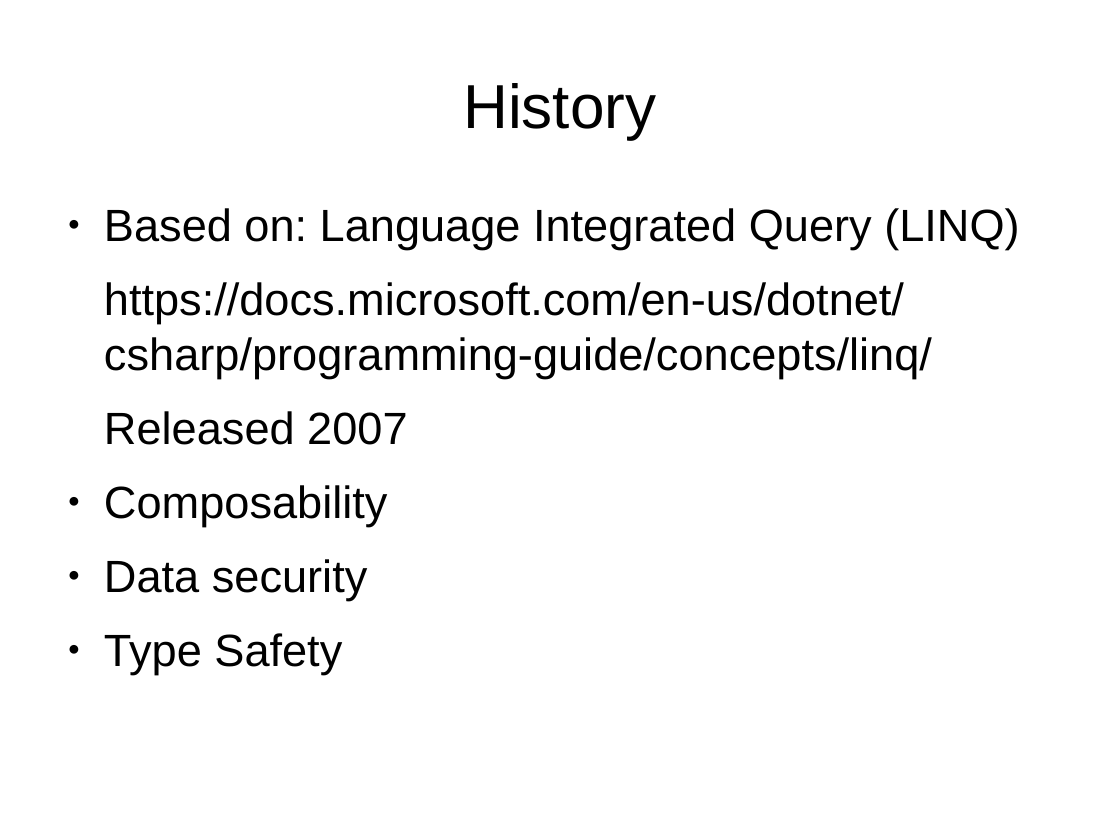
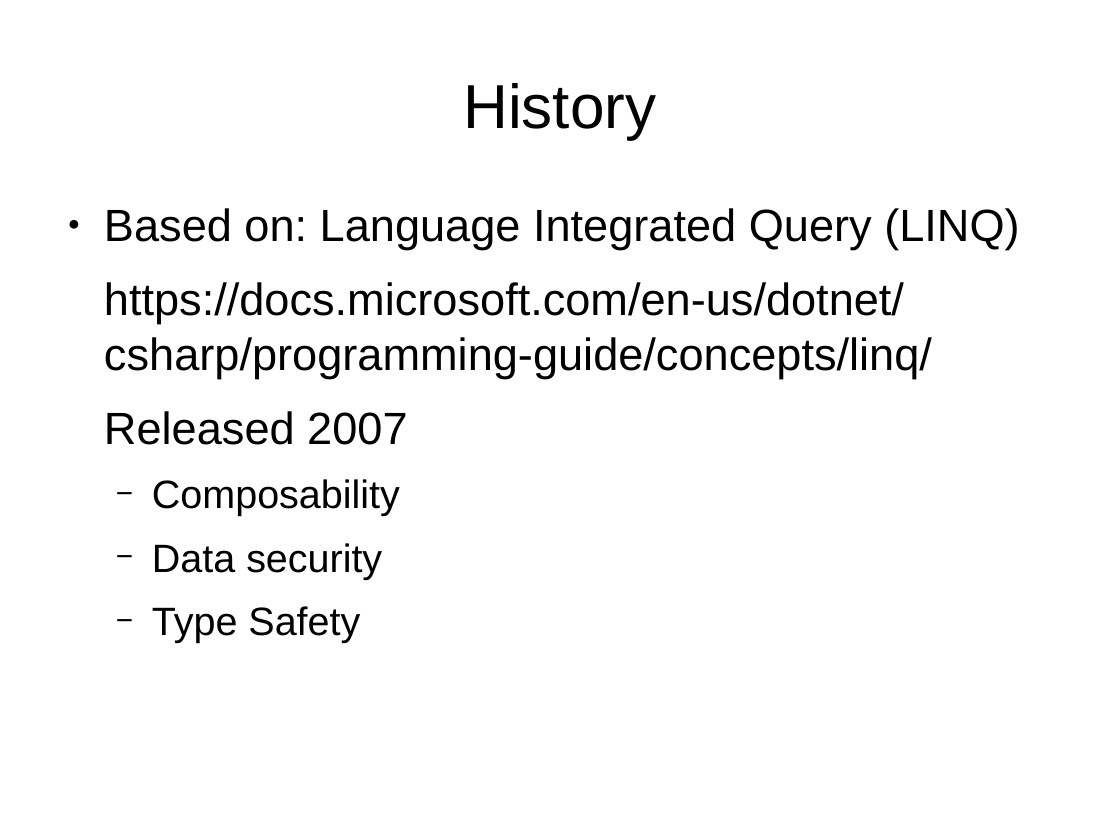
Before and after one commit to ramortegui/talks, a slide deck: slide 6 of odps/ecto.odp. Drawn at 1120x840 pixels with LibreOffice and Linux fonts; fonts in the diff are those of the drawing. Boxes give left, top, right and bottom in pixels: in the first picture for what was removed or moved away, otherwise in the second. Text is boxed around its words. In the diff, an @@ line names an element or a change of style, - is before the commit and + after.

```diff
--- a/odps/ecto.odp
+++ b/odps/ecto.odp
@@ text at <box>152,479,400,643</box>: size 32 to 28 pt in "Composability", "Data security", "Type Safety"; bullet ● to −; list level 1 to 2 in "Composability"; list level 1 to 2 in "Data security"; list level 1 to 2 in "Type Safety" @@
```
Also in this commit, not shown: 4 other slides changed, 2 slides added.
